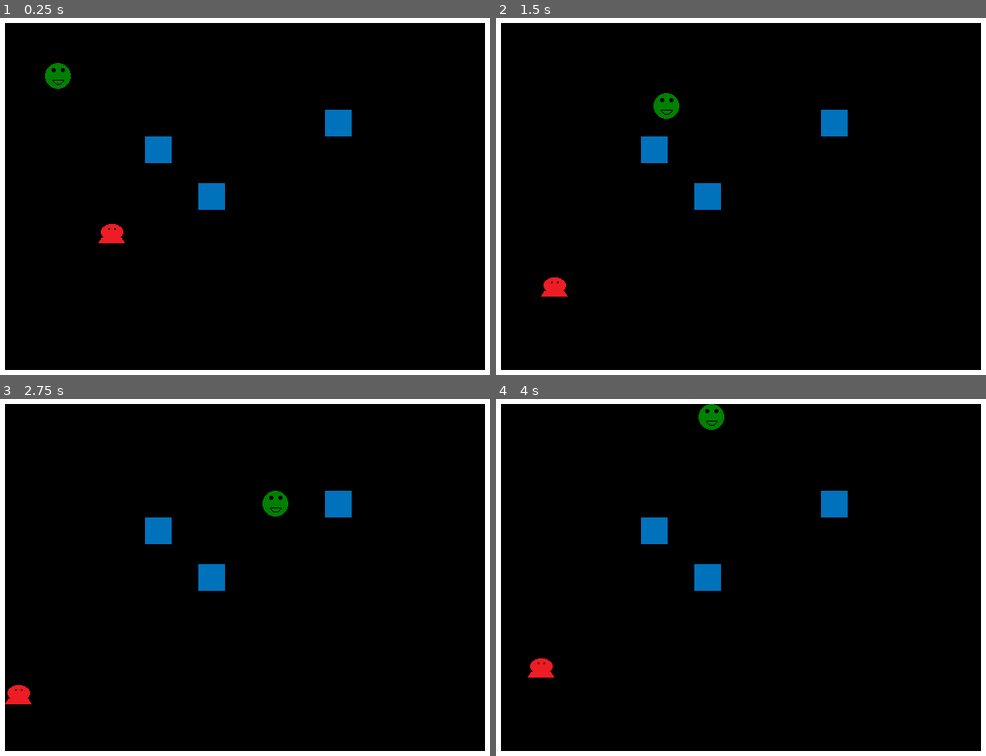
Above: before the commit, frames 1-4 (two rows, left to right).
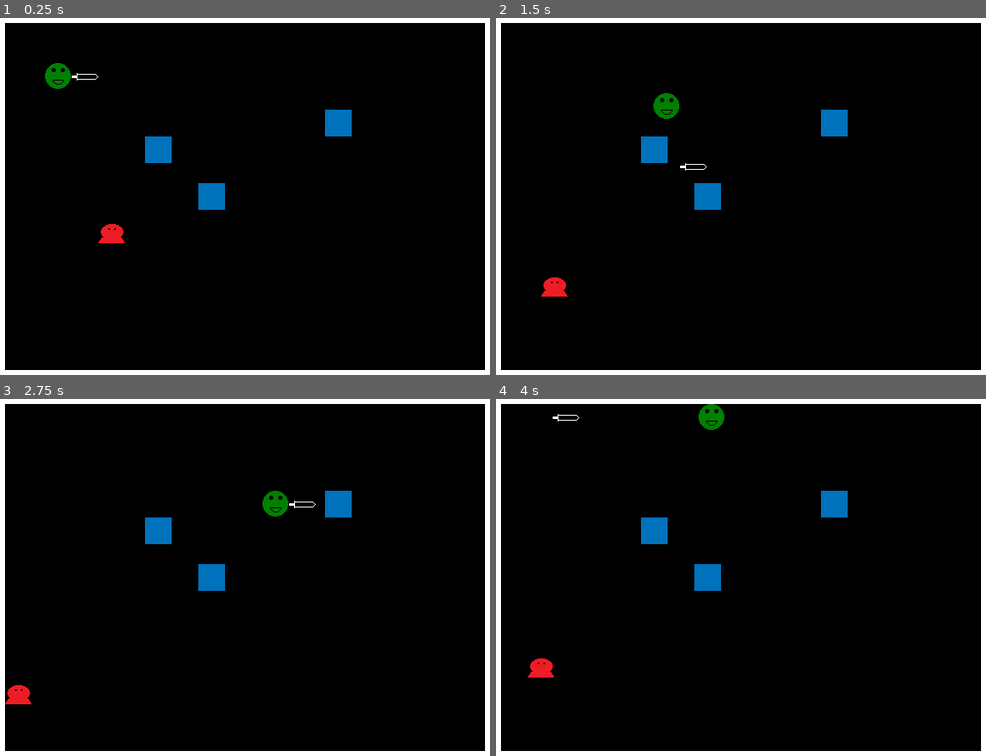
Above: after the commit, the same moments.

Repository: andOlga/game-off-2024
Game: Godot game, scene res://test_scene.tscn
Two runs of this game, one before a commit and one after it. Both use one fixed random seed, a clock stepped at 60 frames per second and the inputs below.
Inputs:
- Up to frame 1 (0.25 s): no input
- Up to frame 2 (1.5 s): hold Right (move_right) 0.53-1.28 s; tap Z (action_sword) at 0.6, 1.35 s; hold Down (move_down) from 1.28 s (still down)
- Up to frame 3 (2.75 s): release Down (move_down) at 2.03 s; hold Right (move_right) from 2.03 s (still down); tap Z (action_sword) at 2.1 s
- Up to frame 4 (4 s): release Right (move_right) at 2.78 s; hold Up (move_up) 2.78-3.53 s; tap Z (action_sword) at 2.85, 3.6 s; hold Left (move_left) from 3.53 s (still down)

The runs differ from the first frame. In frame 1, less than 0.1% of the frame differs, in the area x 14-21%, y 15-18%; in frame 2, less than 0.1%; in frame 3, less than 0.1%; in frame 4, less than 0.1%.

Commit message:
Initial sword impl (does not rotate yet)

Diff:
--- a/game_objects/enemies/hopper.tscn
+++ b/game_objects/enemies/hopper.tscn
@@ -13,7 +13,7 @@
 [node name="Hopper" type="CharacterBody2D"]
 z_index = 2
 collision_layer = 4
-collision_mask = 4
+collision_mask = 12
 motion_mode = 1
 script = ExtResource("1_lupmx")
 
--- a/game_objects/obstacles/wall.tscn
+++ b/game_objects/obstacles/wall.tscn
@@ -6,7 +6,7 @@
 size = Vector2(32, 32)
 
 [node name="Wall" type="StaticBody2D"]
-collision_layer = 5
+collision_layer = 8
 collision_mask = 0
 
 [node name="Sprite" type="Sprite2D" parent="."]
--- a/game_objects/player.gd
+++ b/game_objects/player.gd
@@ -2,9 +2,7 @@
 
 class_name Player extends CharacterBody2D
 
-@export var has_sword := false
-
-const hurt_sfx := preload("res://sounds/aHurt.wav")
+@export var has_sword := true
 
 var is_hurting := false
 var draws_grid := true
@@ -21,8 +19,7 @@
 
 func hurt():
 	if not is_hurting:
-		$SoundEffect.stream = hurt_sfx
-		$SoundEffect.play()
+		$HurtSFX.play()
 		is_hurting = true
 		hp -= 1
 		for i in Input.get_connected_joypads().size():
@@ -56,8 +53,15 @@
 
 func _ready() -> void:
 	update_health_display()
+	if not has_sword:
+		$Sword.queue_free()
 
 func _physics_process(delta: float) -> void:
 	velocity = Input.get_vector(&"move_left", &"move_right", &"move_up", &"move_down") * 10800 * delta
-	last_move = velocity
+	if velocity != Vector2.ZERO:
+		last_move = velocity
+	if has_sword:
+		$Sword.rotate_to(last_move)
+		if Input.is_action_just_pressed("action_sword"):
+			$Sword.fire(last_move * 3)
 	move_and_slide()
--- a/game_objects/player.tscn
+++ b/game_objects/player.tscn
@@ -1,15 +1,16 @@
-[gd_scene load_steps=4 format=3 uid="uid://dydo5qirh645o"]
+[gd_scene load_steps=6 format=3 uid="uid://dydo5qirh645o"]
 
 [ext_resource type="Script" uid="uid://rp7xbtb14ywe" path="res://game_objects/player.gd" id="1_a4hy7"]
 [ext_resource type="Texture2D" uid="uid://dv0r8tf6pyd11" path="res://sprite_images/sPlayer.png" id="1_rpe43"]
+[ext_resource type="AudioStream" uid="uid://cgbltx8ou3in5" path="res://sounds/aHurt.wav" id="3_7o085"]
+[ext_resource type="PackedScene" uid="uid://dxniiswwp0v4d" path="res://game_objects/sword.tscn" id="3_hy5qn"]
 
 [sub_resource type="CircleShape2D" id="CircleShape2D_rpe43"]
 radius = 16.0
 
 [node name="Player" type="CharacterBody2D"]
 z_index = 1
-collision_layer = 3
-collision_mask = 3
+collision_mask = 15
 motion_mode = 1
 script = ExtResource("1_a4hy7")
 
@@ -21,7 +22,8 @@
 position = Vector2(16, 16)
 shape = SubResource("CircleShape2D_rpe43")
 
-[node name="SoundEffect" type="AudioStreamPlayer" parent="."]
+[node name="HurtSFX" type="AudioStreamPlayer" parent="."]
+stream = ExtResource("3_7o085")
 
 [node name="DeathTimer" type="Timer" parent="."]
 wait_time = 2.0
@@ -33,6 +35,9 @@
 [node name="InvisBlinkTimer" type="Timer" parent="."]
 wait_time = 0.1
 
+[node name="Sword" parent="." instance=ExtResource("3_hy5qn")]
+position = Vector2(32, 0)
+
 [connection signal="timeout" from="DeathTimer" to="." method="_on_death_timer_timeout"]
 [connection signal="timeout" from="InvisFrameTimer" to="." method="_on_invis_frame_timer_timeout"]
 [connection signal="timeout" from="InvisBlinkTimer" to="." method="_on_invis_blink_timer_timeout"]
--- /dev/null
+++ b/game_objects/sword.gd
@@ -0,0 +1,25 @@
+extends CharacterBody2D
+
+@onready var is_flying := false
+var old_position : Vector2
+
+func fire(velocity):
+	old_position = position
+	self.velocity = velocity
+	is_flying = true
+
+func rotate_to(velocity):
+	# TODO: determine new angle and position using velocity vector
+	pass
+
+func _physics_process(delta: float) -> void:
+	if is_flying:
+		var collision := move_and_collide(velocity * delta)
+		if collision:
+			var collider := collision.get_collider()
+			if collider is BaseEnemy:
+				$KillSFX.play()
+				collider.queue_free()
+			velocity = Vector2.ZERO
+			position = old_position
+			is_flying = false
--- /dev/null
+++ b/game_objects/sword.tscn
@@ -0,0 +1,25 @@
+[gd_scene load_steps=5 format=3 uid="uid://dxniiswwp0v4d"]
+
+[ext_resource type="Script" uid="uid://c5lxw27888ev0" path="res://game_objects/sword.gd" id="1_33e7n"]
+[ext_resource type="Texture2D" uid="uid://bmnlsih38mxwn" path="res://sprite_images/sSword.png" id="1_sq0s6"]
+[ext_resource type="AudioStream" uid="uid://cgbltx8ou3in5" path="res://sounds/aHurt.wav" id="3_mr3lh"]
+
+[sub_resource type="RectangleShape2D" id="RectangleShape2D_sq0s6"]
+size = Vector2(32, 32)
+
+[node name="Sword" type="CharacterBody2D"]
+collision_layer = 0
+collision_mask = 12
+script = ExtResource("1_33e7n")
+
+[node name="Sprite" type="Sprite2D" parent="."]
+position = Vector2(16, 16)
+texture = ExtResource("1_sq0s6")
+
+[node name="Hitbox" type="CollisionShape2D" parent="."]
+position = Vector2(16, 16)
+shape = SubResource("RectangleShape2D_sq0s6")
+
+[node name="KillSFX" type="AudioStreamPlayer" parent="."]
+stream = ExtResource("3_mr3lh")
+pitch_scale = 1.5
--- a/project.godot
+++ b/project.godot
@@ -86,6 +86,7 @@
 2d_physics/layer_1="Players"
 2d_physics/layer_2="Water"
 2d_physics/layer_3="Enemies"
+2d_physics/layer_4="Walls"
 
 [rendering]
 
Not shown, added: game_objects/sword.gd.uid
